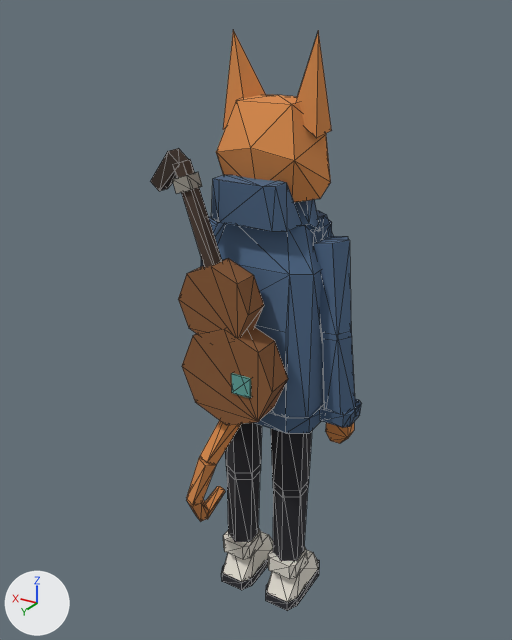
Two versions of the glTF model frontend/public/models/characters/protagonist.glb, one commit apart.
Rendered twice from a camera (50 mm lens) standing at (-0.812, 1.405, 1.534) and looking at (0.04, -0.016, 0.823). Every picture has the same lights, and +X, +Y and +Z are marked at lower left. The first picture is the older version. Mesh edges are drawn as thin lines. Vertices at exactly the same position are counted once.

Names of what the first picture shows: 'protagonist-body'.
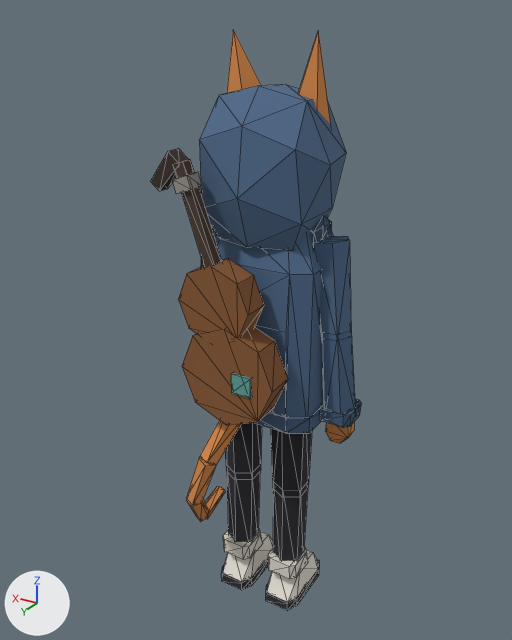
What differs and where, as boxes (x1, y1, x2, y2) in the pictures (512 x 640 px):
part 1 of me_protagonist_body, added (blue)
    after: (199, 84, 346, 251)
part 2 of me_protagonist_body, deleted (blue)
    before: (211, 175, 302, 232)
part 3 of me_protagonist_body, deleted (blue)
    before: (294, 199, 319, 230)

Patch to the scene script:
```diff
--- a/frontend/public/models/characters/protagonist.glb.py
+++ b/frontend/public/models/characters/protagonist.glb.py
@@ me_protagonist_body @@
 # used by ob_protagonist_body; location = (0.0, 0.0, 0.0)
-me_protagonist_body.from_pydata(...)  # 601 vertices, 1002 faces; spans x -0.24..0.24, y -0.21..0.2, z 0.0..1.5
+me_protagonist_body.from_pydata(...)  # 588 vertices, 984 faces; spans x -0.24..0.24, y -0.21..0.2, z 0.0..1.5
+# me_protagonist_body part 1: a new loose piece of 23 vertices spanning x -0.16..0.16, y -0.09..0.13, z 1.05..1.39, in mat_hoodie (blue #4f6a8a)
+# me_protagonist_body part 2: the loose piece of 16 vertices spanning x -0.1..0.1, y 0.0..0.11, z 1.1..1.2 is deleted
+# me_protagonist_body part 3: the loose piece of 10 vertices spanning x -0.13..-0.04, y -0.08..0.03, z 1.06..1.17 is deleted
+# other edits to the shape of me_protagonist_body do not show in these pictures
 me_protagonist_body.materials.append(mat_fur)
```
